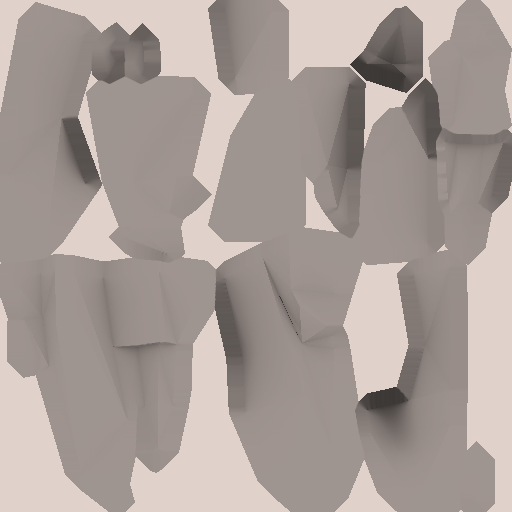
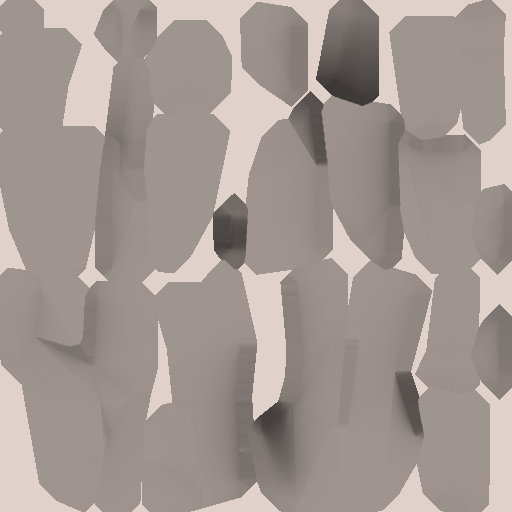
The second 512 × 512 image is a revision of the first. Changes to its layers:
painted on "RockFormation2.png" over [0, 0, 512, 512]
